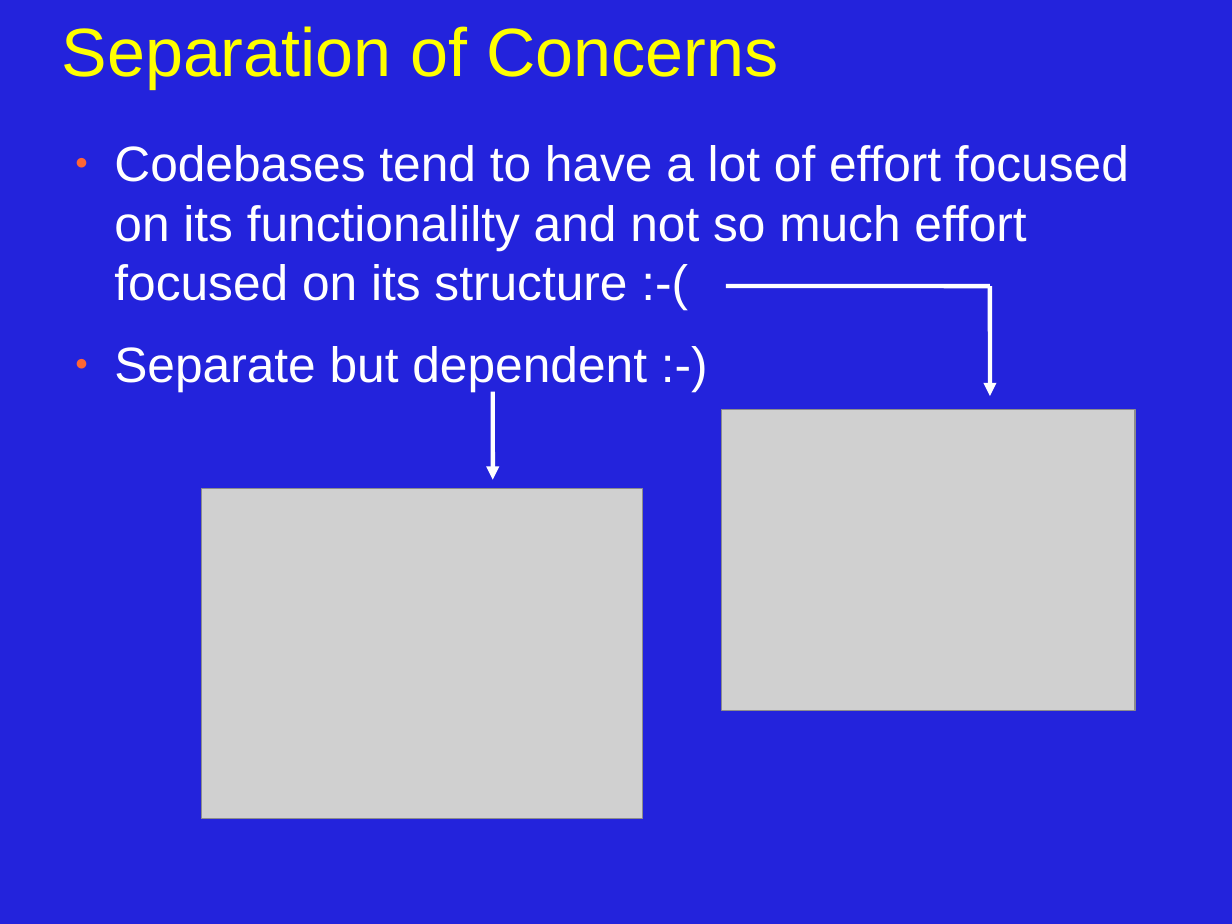
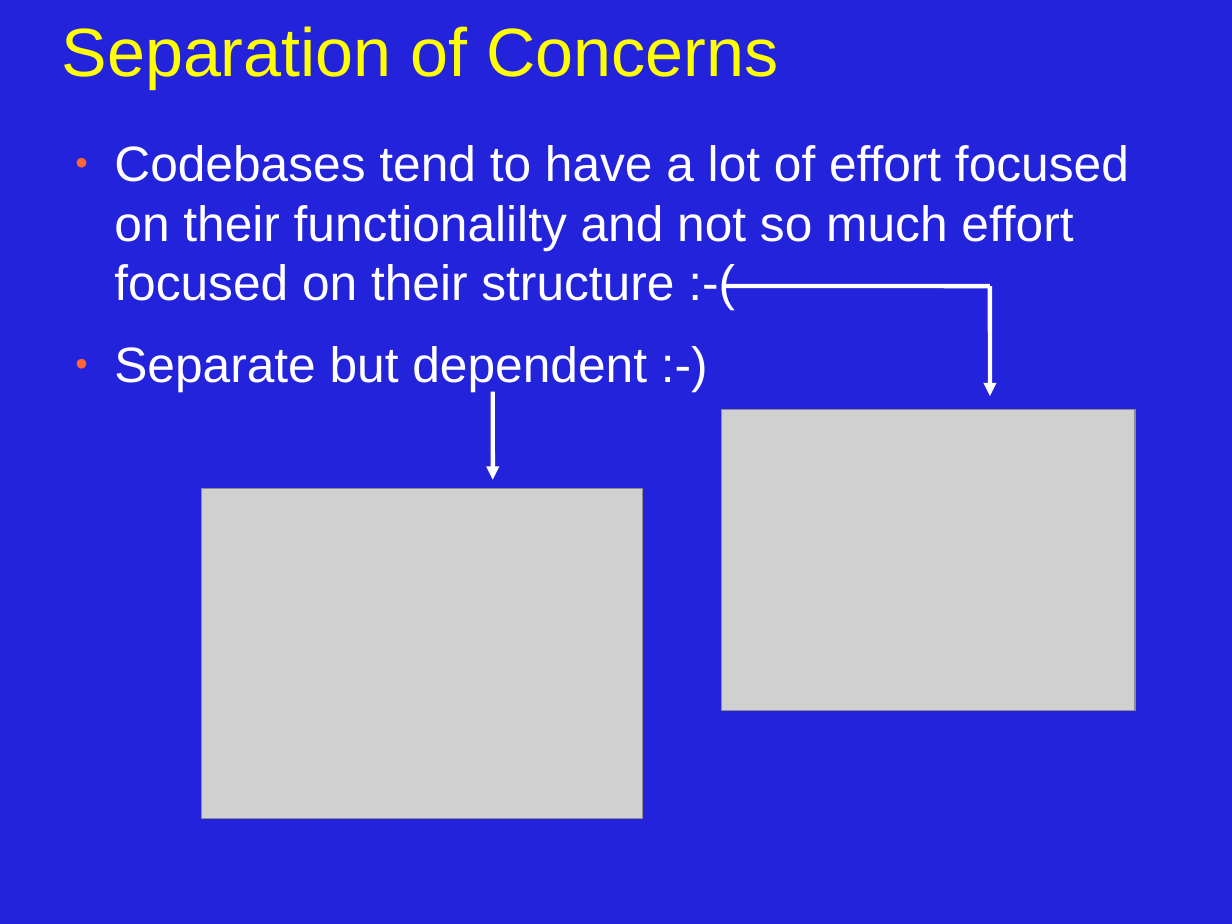
Before and after one commit to JonJagger/two-day-courses, a slide deck: slide 10 of cppf/08_Object_Oriented_Programming.odp. Drawn at 1232x924 pixels with LibreOffice and Linux fonts; fonts in the diff are those of the drawing; grey boxes stand for pictures. Boxes give left, top, right and bottom in pixels: in the first picture for what was removed or moved away, otherwise in the second. Text is boxed around its words. In the diff, an @@ line names an element or a change of style, - is before the commit and + after.

```diff
--- a/cppf/08_Object_Oriented_Programming.odp
+++ b/cppf/08_Object_Oriented_Programming.odp
@@ text at <box>114,145,1129,301</box>: text changed @@
-● Codebases tend to have a lot of effort focused on its functionalilty and not so much effort focused on its structure :-(
+● Codebases tend to have a lot of effort focused on their functionalilty and not so much effort focused on their structure :-(
```
Also in this commit, not shown: 2 other slides changed, 3 other files.
